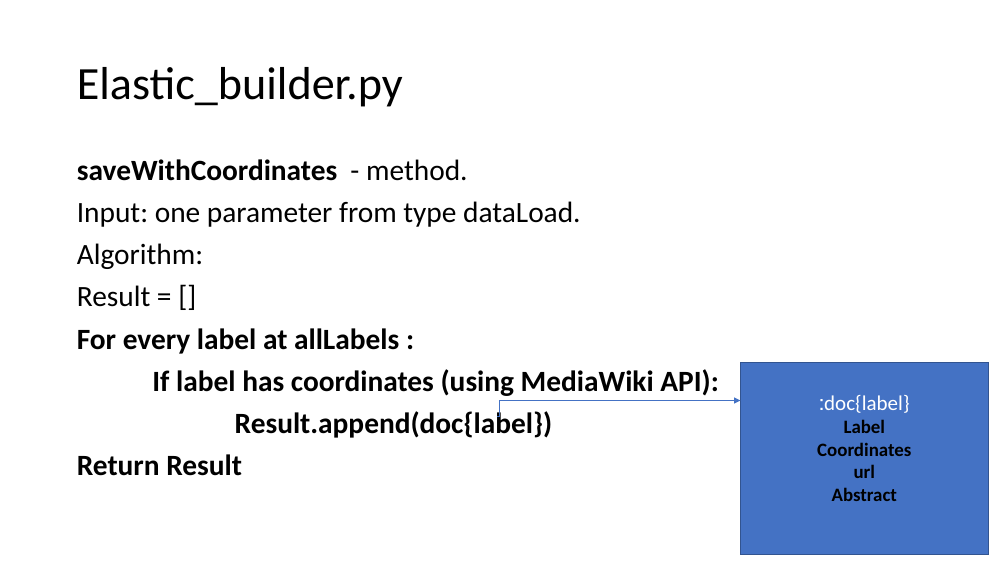
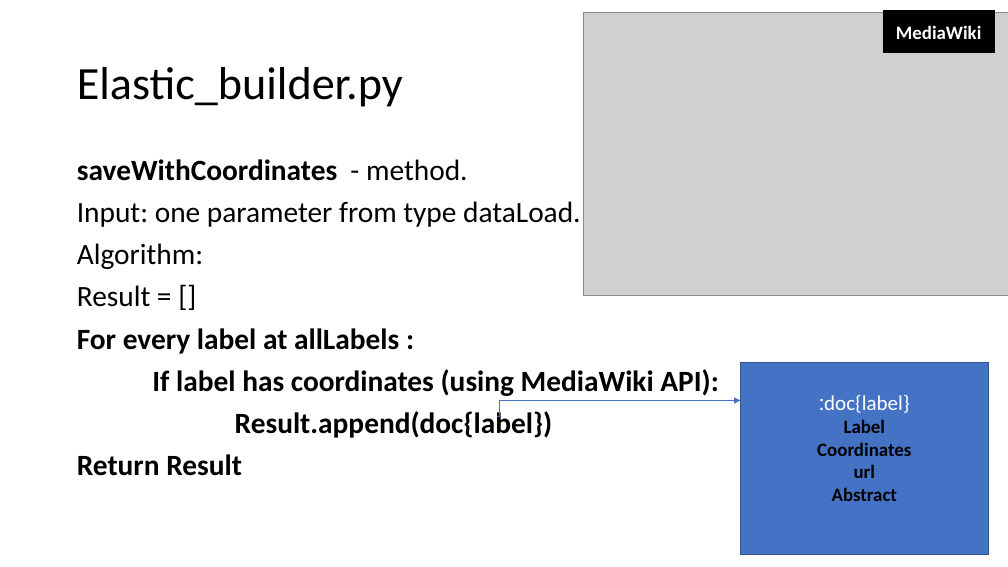
Before and after one commit to TechnionTDK/wikipedia-places, a slide deck: slide 7 of high_level_presentation.pptx. Drawn at 1008x567 pixels with LibreOffice and Linux fonts; fonts in the diff are those of the drawing; grey boxes stand for pictures. Boxes give left, top, right and bottom in pixels: in the first picture for what was removed or moved away, otherwise in the second. Text is boxed around its words. In the diff, an @@ line names an element or a change of style, - is before the commit and + after.

```diff
--- a/high_level_presentation.pptx
+++ b/high_level_presentation.pptx
@@ picture added at [583,12,1008,295] @@
@@ rectangle added at [883,11,994,52], fill #000000, outline #000000 1 pt, 18 pt, text #FFFFFF, bold @@
+MediaWiki
```
Also in this commit, not shown: 6 other slides changed, 2 other files.
